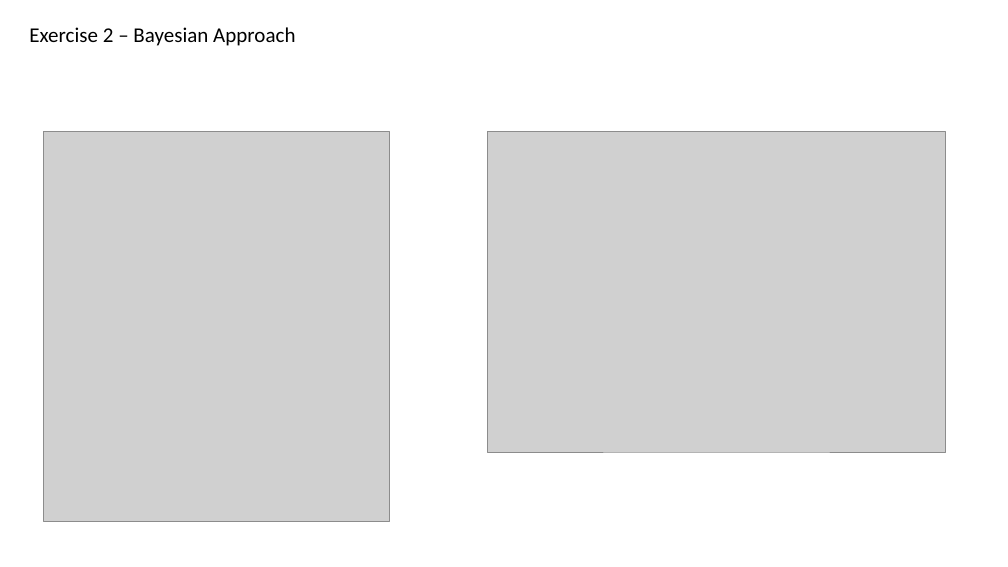
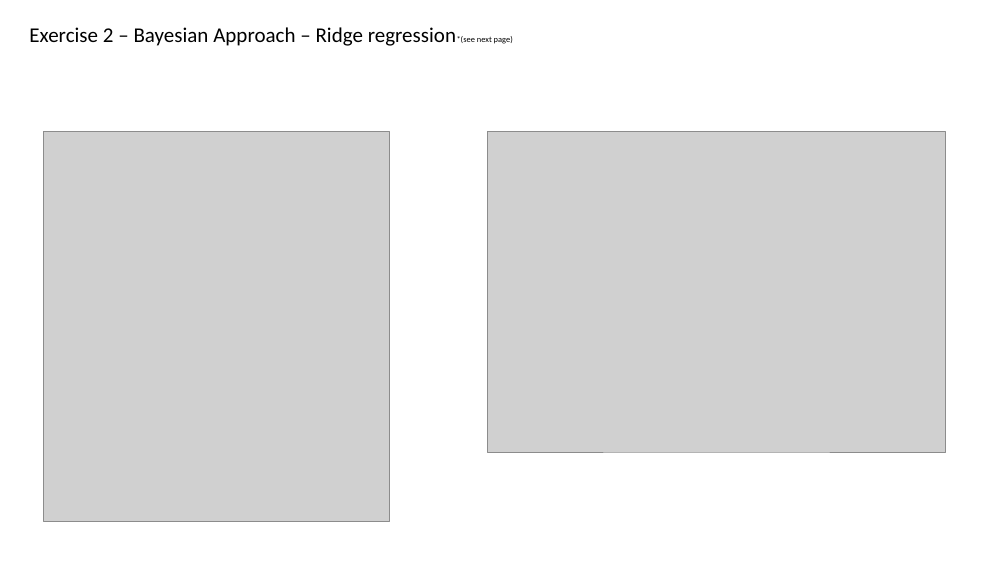
Before and after one commit to ownedbyphysics/ferProject, a slide deck: slide 16 of GeorgopoulosSpyros_FerreroPresentation.pptx. Drawn at 1008x567 pixels with LibreOffice and Linux fonts; fonts in the diff are those of the drawing; grey boxes stand for pictures. Boxes give left, top, right and bottom in pixels: in the first picture for what was removed or moved away, otherwise in the second. Text is boxed around its words. In the diff, an @@ line names an element or a change of style, - is before the commit and + after.

```diff
--- a/GeorgopoulosSpyros_FerreroPresentation.pptx
+++ b/GeorgopoulosSpyros_FerreroPresentation.pptx
@@ text at (x1=29, y1=27, x2=513, y2=46): text changed @@
-Exercise 2 – Bayesian Approach
+Exercise 2 – Bayesian Approach – Ridge regression*(see next page)
```
Also in this commit, not shown: 5 other slides changed, 1 slide added, 2 slides removed, 1 other file.
